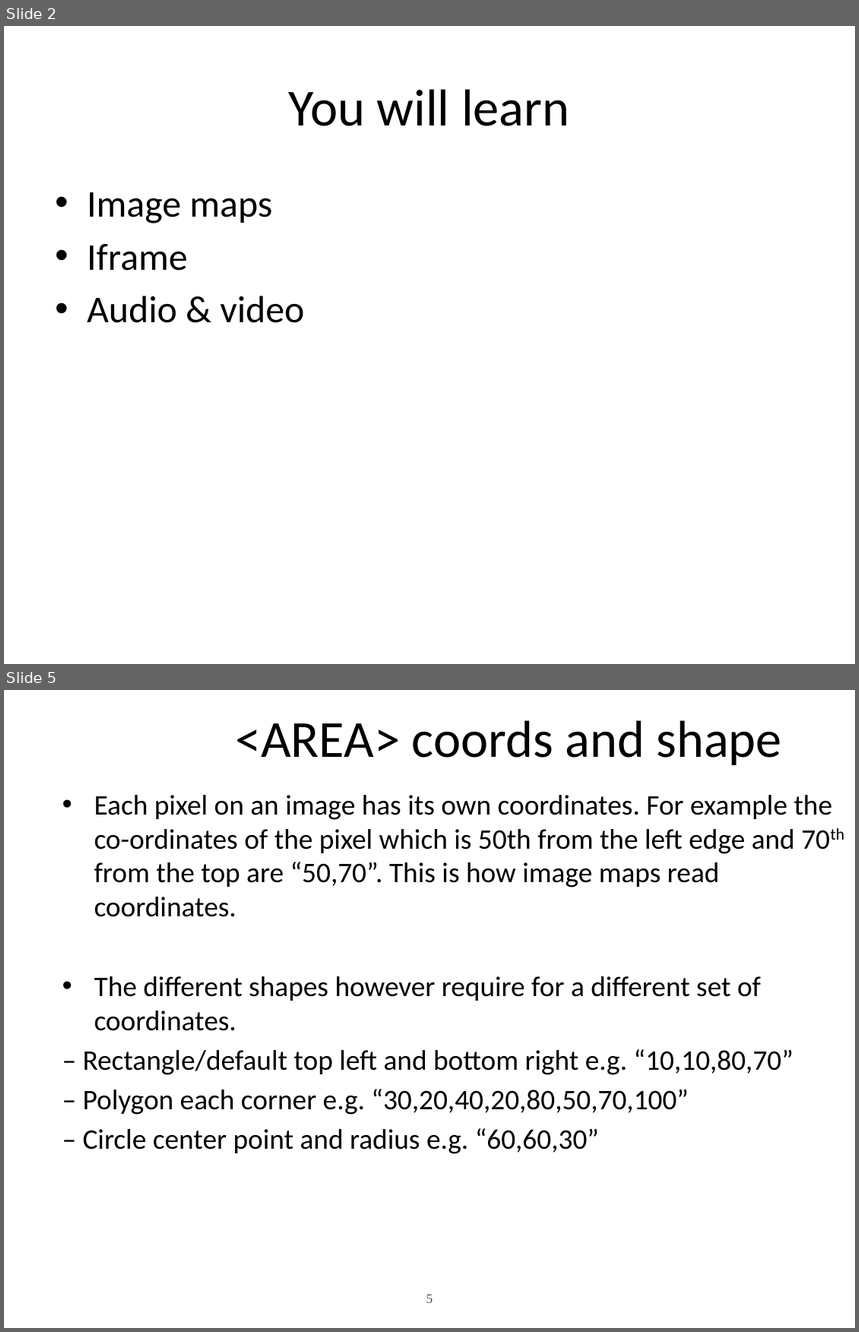
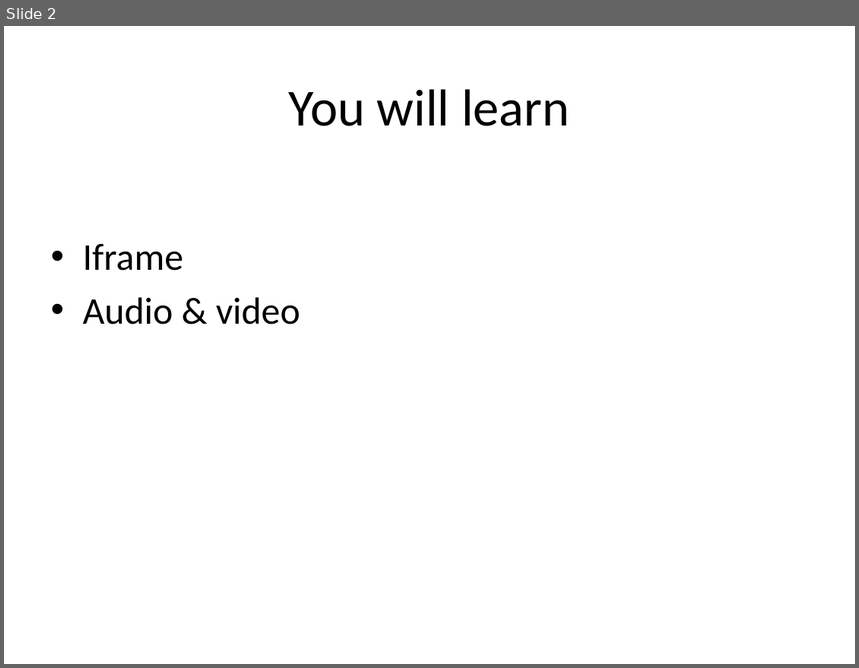
Before and after one commit to amogbil/PSU-webdev, a slide deck: Slides/Lecture10-imgMaps-iframe-audio-video.pptx. Shown one above the other, each under a label of ours: slides 2 and 5 before the commit, slide 2 after it; the slides between them are not shown. The pictures are 859x1332 and 859x668 pixels, drawn with LibreOffice and Linux fonts; fonts in the diff are those of the drawing. Boxes give left, top, right and bottom in pixels: in the first picture for what was removed or moved away, otherwise in the second. Text is boxed around its words. In the diff, an @@ line names an element or a change of style, - is before the commit and + after.

```diff
--- a/Slides/Lecture10-imgMaps-iframe-audio-video.pptx
+++ b/Slides/Lecture10-imgMaps-iframe-audio-video.pptx
@@ slide 5 removed at box(4, 690, 855, 1328), background #FFFFFF @@
@@ title removed at box(235, 720, 781, 765) @@
-<AREA> coords and shape
@@ text removed at box(83, 795, 833, 1154) @@
-• Each pixel on an image has its own coordinates. For example the co-ordinates of the pixel which is 50th from the left edge and 70th from the top are “50,70”. This is how image maps read coordinates.
-• The different shapes however require for a different set of coordinates.
-– Rectangle/default top left and bottom right e.g. “10,10,80,70”
-– Polygon each corner e.g. “30,20,40,20,80,50,70,100”
-– Circle center point and radius e.g. “60,60,30”
@@ page number removed at box(427, 1295, 433, 1303) @@
-5
@@ slide 2 changed as well @@
@@ text at box(87, 192, 272, 224): paragraph removed @@
-• Image maps
```
Also in this commit, not shown: 12 other slides changed, 5 other slides removed.
